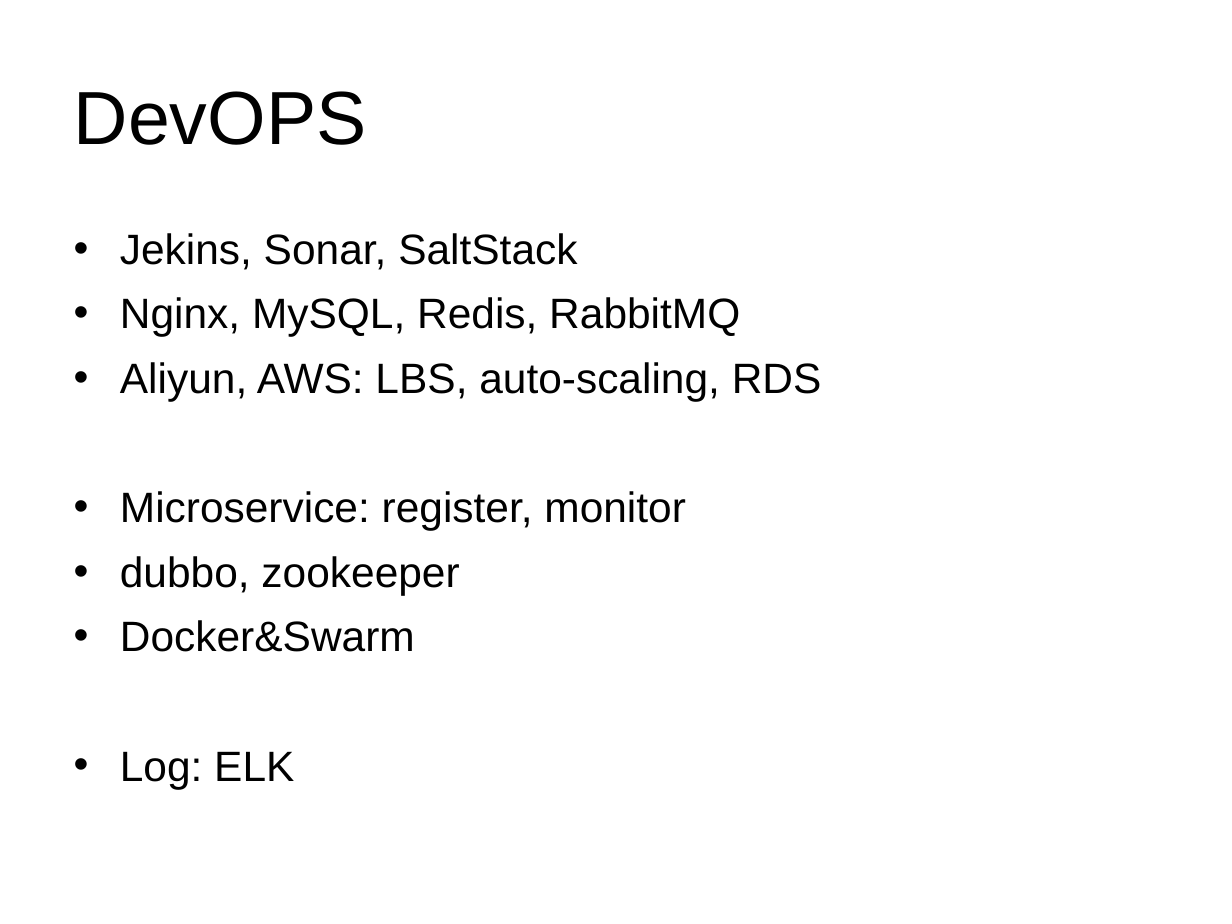
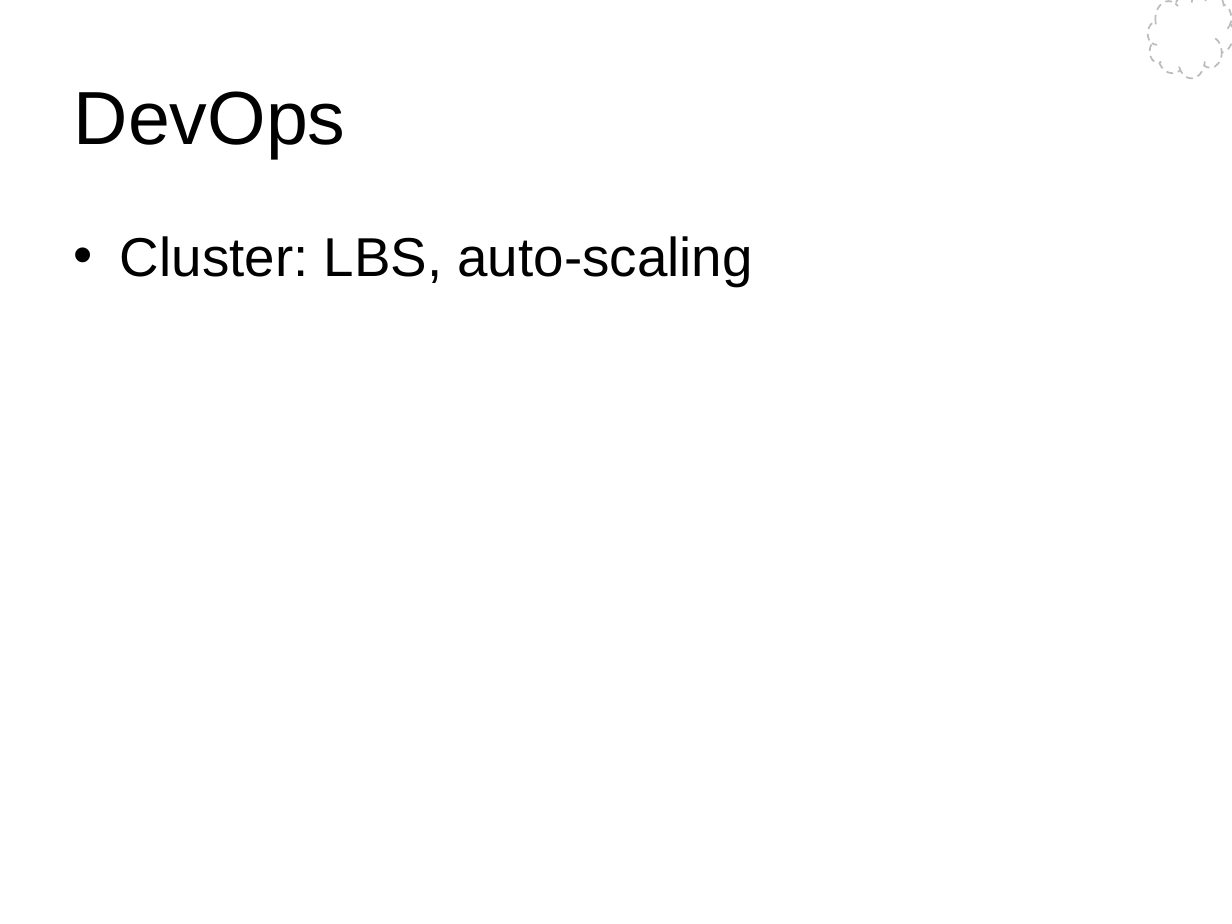
Before and after one commit to Wang-Ray/notes, a slide deck: slide 11 of Architect.ppt (slide 6 before the commit). Drawn at 1232x924 pixels with LibreOffice and Linux fonts; fonts in the diff are those of the drawing; background and template pictures are left out. Boxes give left, top, right and bottom in pixels: in the first picture for what was removed or moved away, otherwise in the second. Text is boxed around its words. In the diff, an @@ line names an element or a change of style, - is before the commit and + after.

```diff
--- a/Architect.ppt
+++ b/Architect.ppt
@@ freeform shape added at bbox=[1148, 0, 1232, 79], fill #FFFFFF, outline #BCBCBC 0.99 pt dashed @@
@@ title at bbox=[74, 91, 346, 158]: text changed @@
-DevOPS
+DevOps
@@ text at bbox=[120, 236, 752, 286]: text changed; size 24.8 to 32 pt @@
-• Jekins, Sonar, SaltStack
-• Nginx, MySQL, Redis, RabbitMQ
-• Aliyun, AWS: LBS, auto-scaling, RDS
-• Microservice: register, monitor
-• dubbo, zookeeper
-• Docker&Swarm
-• Log: ELK
+• Cluster: LBS, auto-scaling
```
Also in this commit, not shown: 3 other slides changed, 26 slides added, 5 slides removed.
